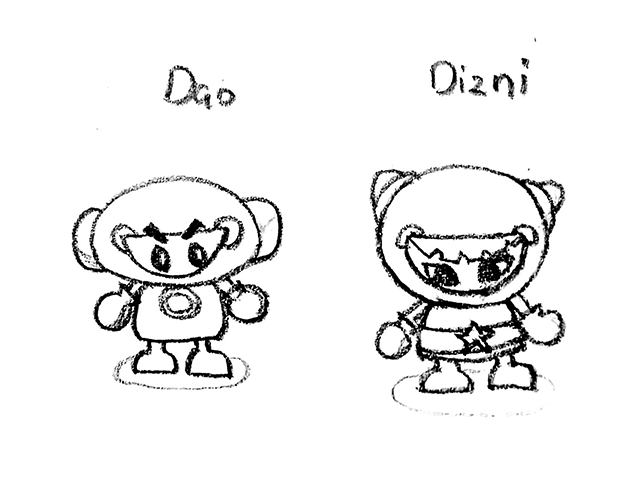
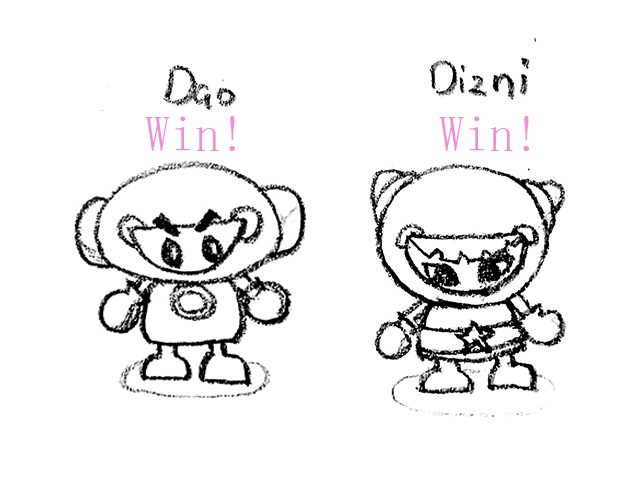
Layers edited between the first and the second 640×480 image:
added layer "dizniWin" above "daoWin" over box(439, 116, 529, 151)
added layer "daoWin" above "daoColor" over box(145, 116, 235, 151)
painted on "dao" over box(69, 110, 308, 399)
